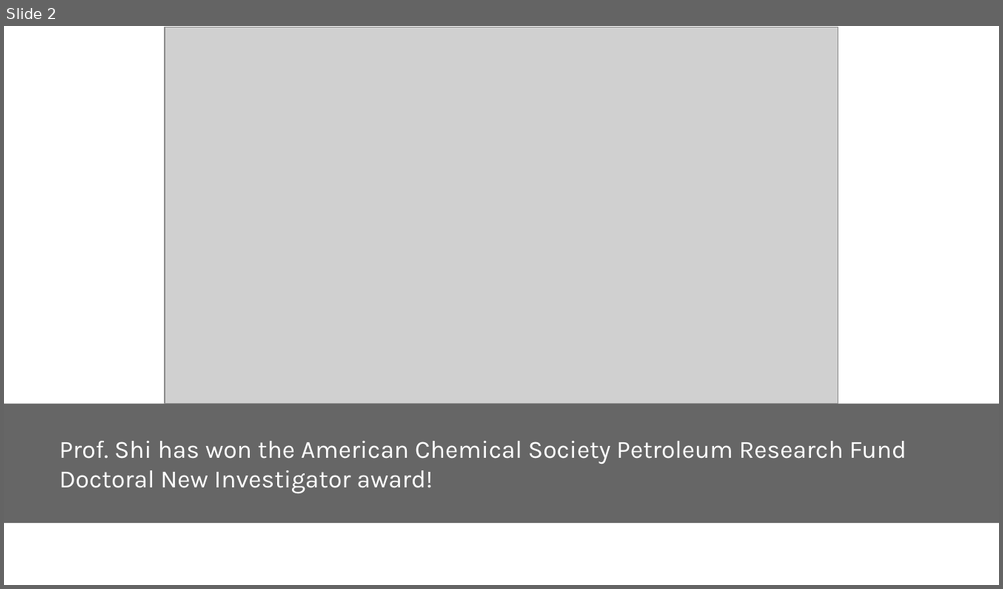
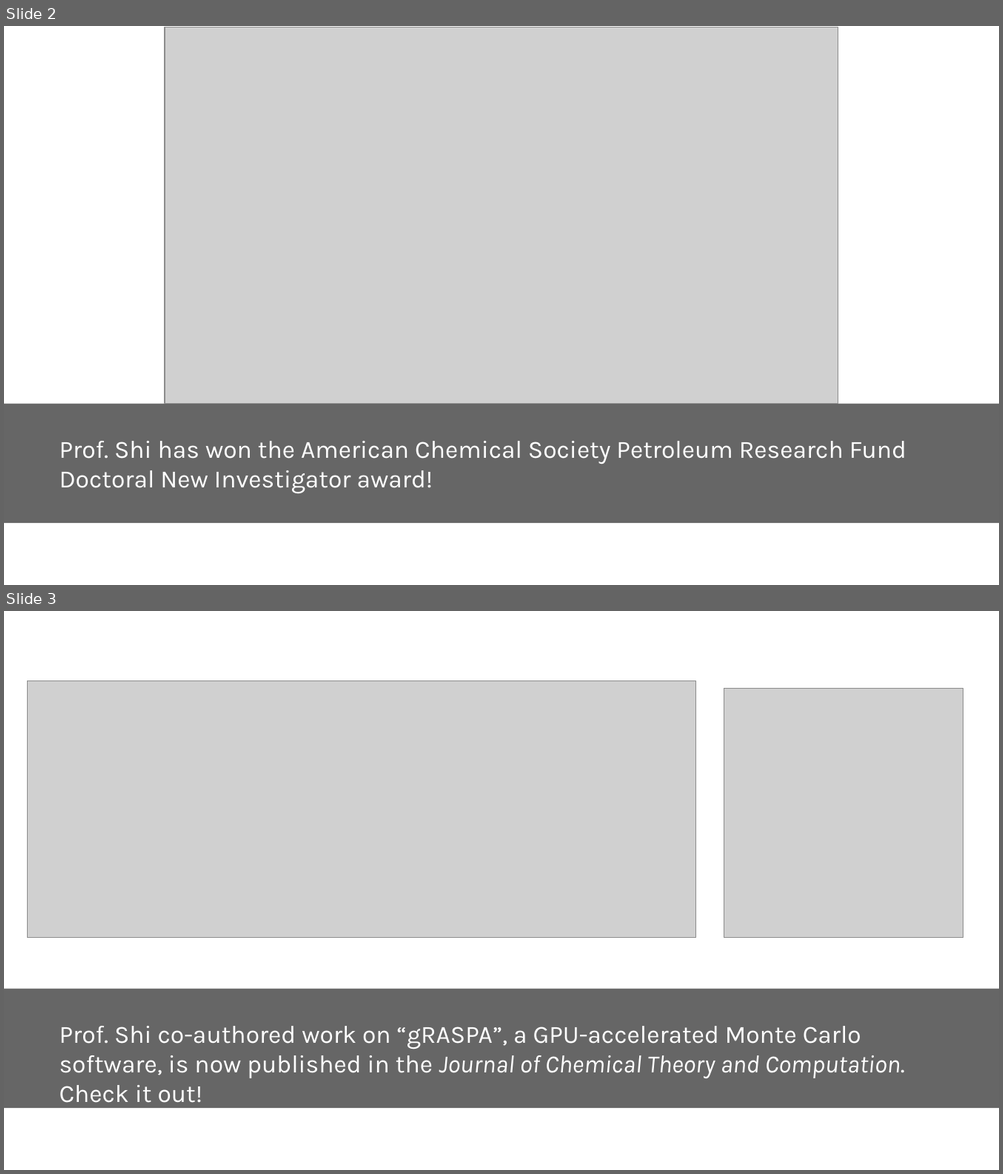
Before and after one commit to ShiResearchGroup/shiresearchgroup.github.io, a slide deck: assets/img/image_slider/images.pptx. Shown one above the other, each under a label of ours: slide 2 before the commit, slides 2 and 3 after it. The pictures are 1003x589 and 1003x1174 pixels, drawn with LibreOffice and Linux fonts; fonts in the diff are those of the drawing; grey boxes stand for pictures. Boxes give left, top, right and bottom in pixels: in the first picture for what was removed or moved away, otherwise in the second. Text is boxed around its words. In the diff, an @@ line names an element or a change of style, - is before the commit and + after.

Commit message:
update gRASPA

```diff
--- a/assets/img/image_slider/images.pptx
+++ b/assets/img/image_slider/images.pptx
@@ slide 3 added at (4,611,999,1170), background #FFFFFF @@
@@ picture added at (27,681,695,938) @@
@@ picture added at (724,688,964,937) @@
@@ rectangle added at (4,989,999,1109), fill #000000 at 60% opacity @@
@@ text added at (60,1026,905,1109), 24 pt, text #FFFFFF @@
+Prof. Shi co-authored work on “gRASPA”, a GPU-accelerated Monte Carlo software, is now published in the Journal of Chemical Theory and Computation. Check it out!
```
Also in this commit, not shown: 10 other files.
